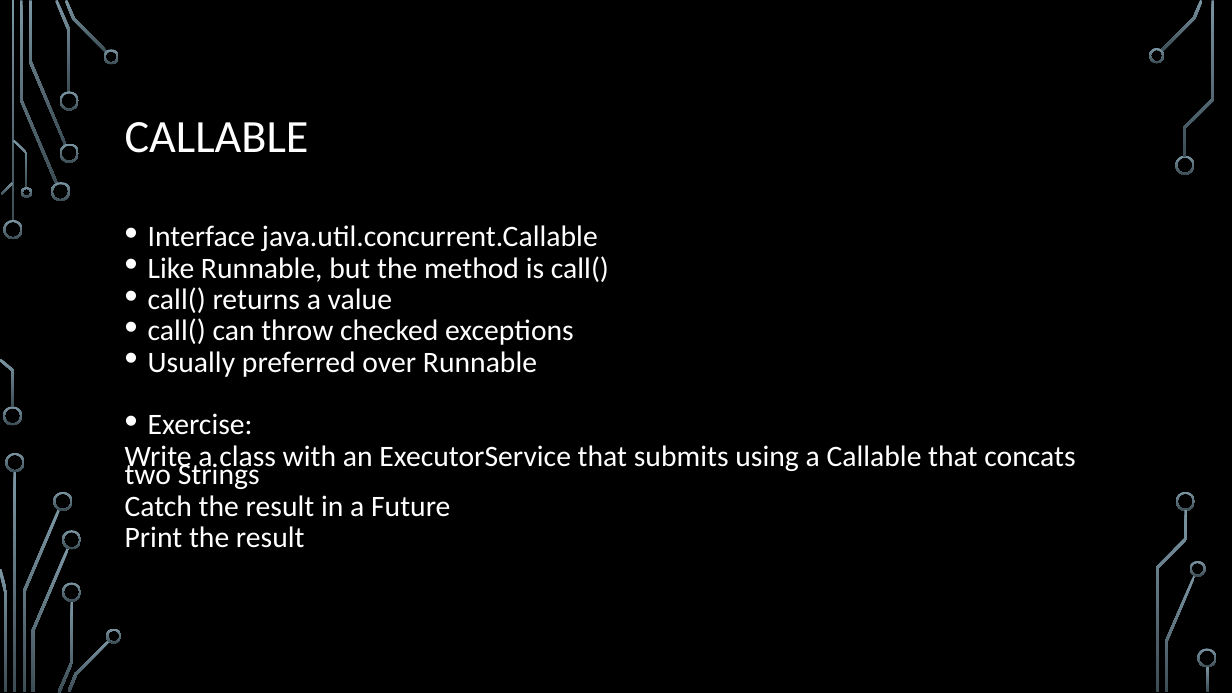
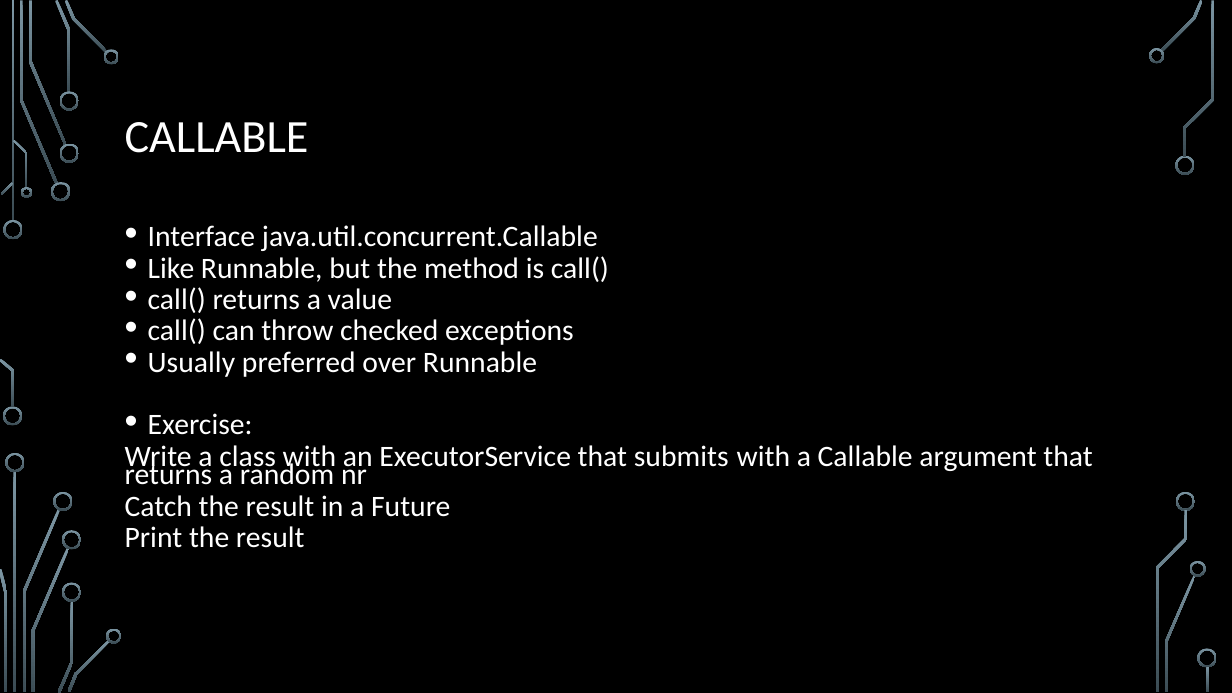
Before and after one commit to BrightBoost/ocp17, a slide deck: slide 23 of OCP concurrency [Auto-saved].pptx. Drawn at 1232x693 pixels with LibreOffice and Linux fonts; fonts in the diff are those of the drawing; background and template pictures are left out. Boxes give left, top, right and bottom in pixels: in the first picture for what was removed or moved away, otherwise in the second. Text is boxed around its words. In the diff, an @@ line names an element or a change of style, - is before the commit and + after.

```diff
--- a/OCP concurrency [Auto-saved].pptx
+++ b/OCP concurrency [Auto-saved].pptx
@@ text at (125, 445, 1092, 485): text changed @@
-Write a class with an ExecutorService that submits using a Callable that concats two Strings
+Write a class with an ExecutorService that submits with a Callable argument that returns a random nr
```
Also in this commit, not shown: 14 other files.
